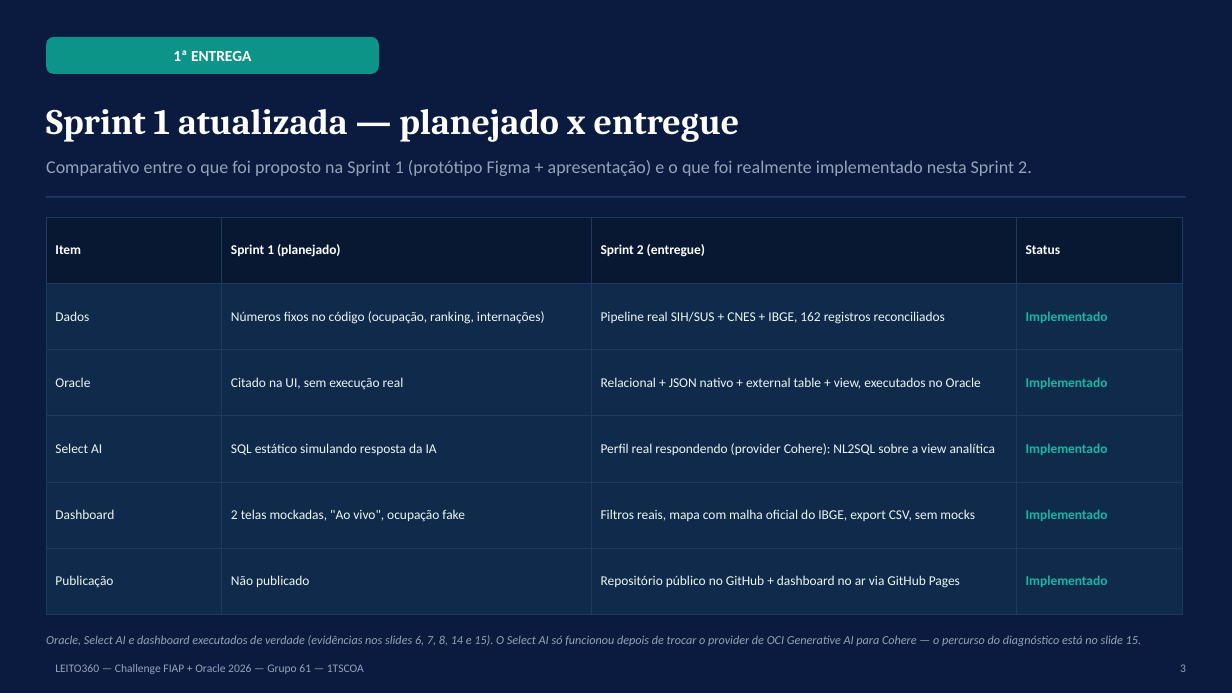
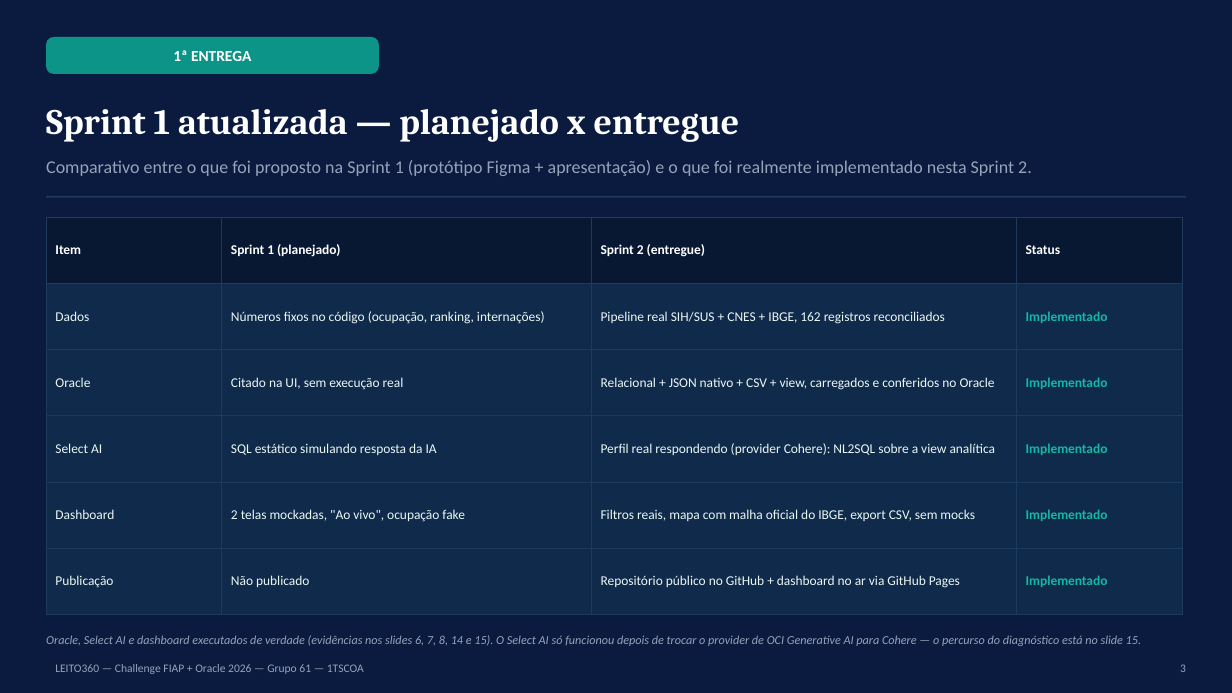
Before and after one commit to gabriellive1817-stack/Leito_360, a slide deck: slide 3 of EC_Sprint_2_1TSCOA_EvidenciasConstrucao_LEITO360_GRUPO61.pptx. Drawn at 1232x693 pixels with LibreOffice and Linux fonts; fonts in the diff are those of the drawing. Boxes give left, top, right and bottom in pixels: in the first picture for what was removed or moved away, otherwise in the second. Text is boxed around its words. In the diff, an @@ line names an element or a change of style, - is before the commit and + after.

```diff
--- a/EC_Sprint_2_1TSCOA_EvidenciasConstrucao_LEITO360_GRUPO61.pptx
+++ b/EC_Sprint_2_1TSCOA_EvidenciasConstrucao_LEITO360_GRUPO61.pptx
@@ table at (46,217,1183,615) @@
-row 3, column 3: Relacional + JSON nativo + external table + view, executados no Oracle
+row 3, column 3: Relacional + JSON nativo + CSV + view, carregados e conferidos no Oracle
```
Also in this commit, not shown: 4 other slides changed, 3 other files.
